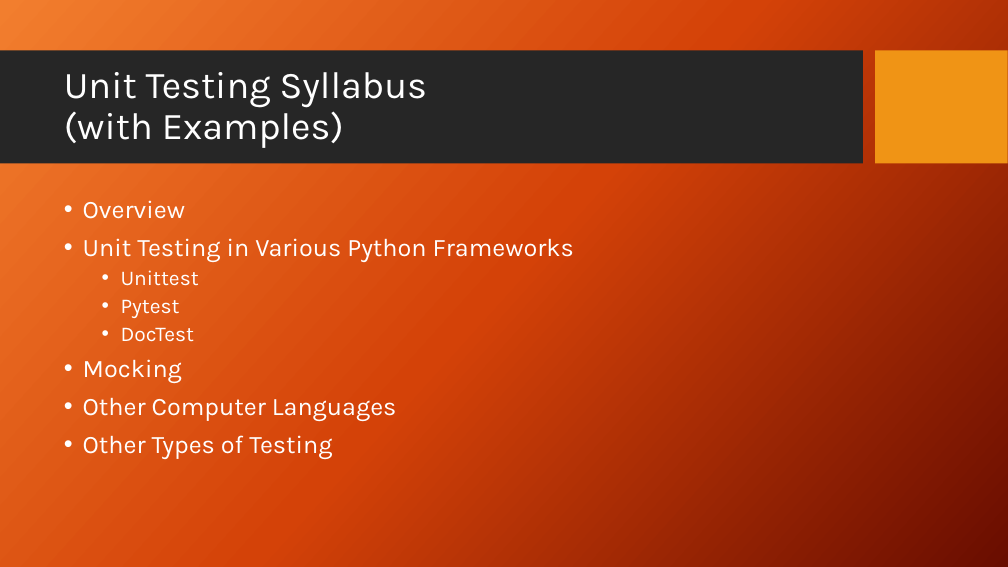
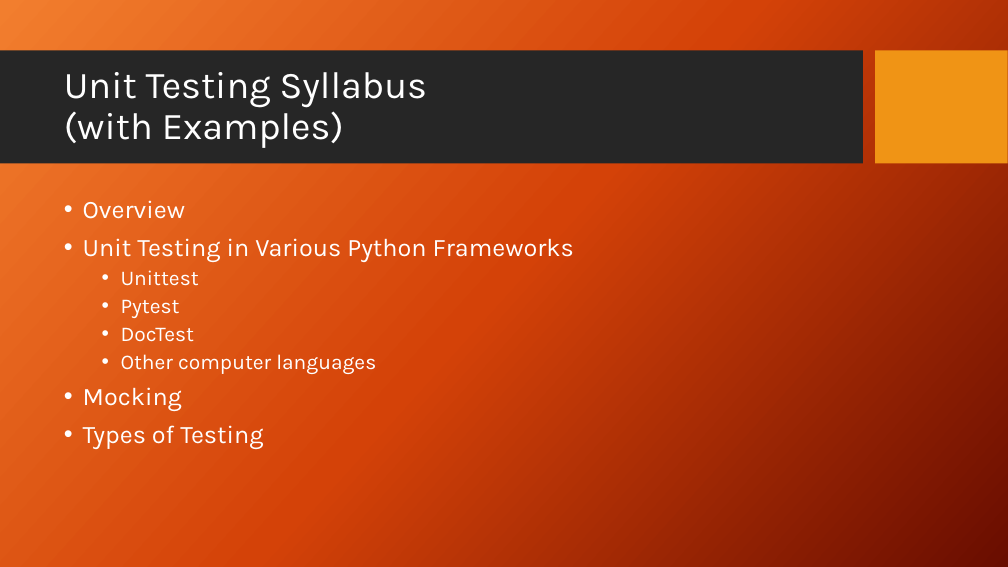
Before and after one commit to PrincetonUniversity/software_testing, a slide deck: slide 2 of UnitTestingSlides.pptx. Drawn at 1008x567 pixels with LibreOffice and Linux fonts; fonts in the diff are those of the drawing; background and template pictures are left out. Boxes give left, top, right and bottom in pixels: in the first picture for what was removed or moved away, otherwise in the second. Text is boxed around its words. In the diff, an @@ line names an element or a change of style, - is before the commit and + after.

```diff
--- a/UnitTestingSlides.pptx
+++ b/UnitTestingSlides.pptx
@@ text at bbox=[121, 354, 376, 374]: paragraph added @@
+  • Other computer languages
@@ text at bbox=[83, 425, 263, 449]: text changed @@
-• Other Computer Languages
-• Other Types of Testing
+• Types of Testing
```
Also in this commit, not shown: 9 other slides changed, 2 slides added, 9 other files.
